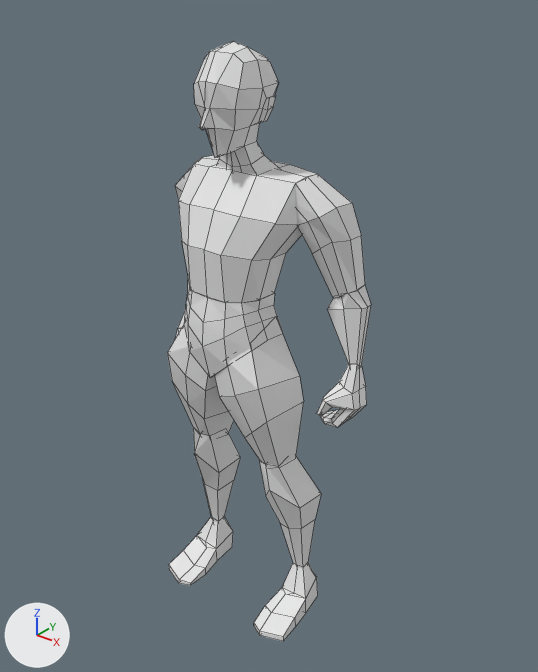
Renders of the Blender file Blender/persona_1.blend from each side of a commit.
Camera for both pictures: a 50 mm camera at (1.55, -1.59, 2.17) aimed at (0.05, 0.28, 1.01). Every picture has the same lights, and +X, +Y and +Z are marked at lower left. The older version comes first. Mesh edges are drawn as thin lines.

In view in the first picture: 'brazoDer', 'brazoIzq', 'cabeza', 'piernaDer', 'piernaIzq', 'torso'.
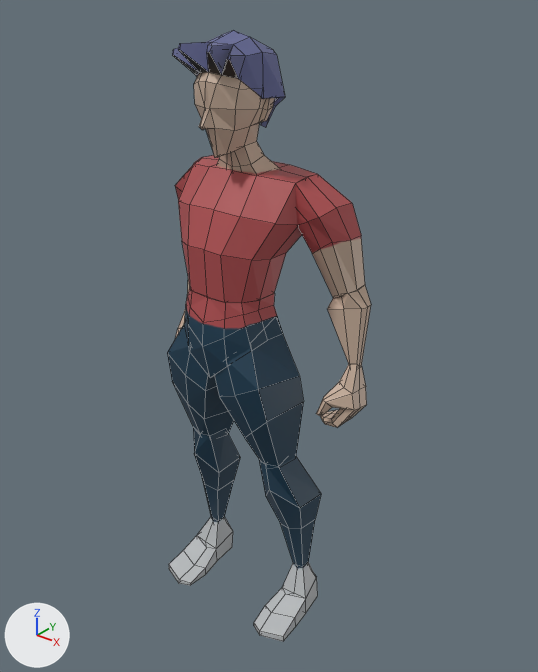
The change, as a diff of the scene's bpy script:
```diff
--- a/Blender/persona_1.blend.py
+++ b/Blender/persona_1.blend.py
@@ img_bodytexture @@
+img_bodytexture = load_image('bodyTexture', '../ProyectoFinal/Models/VisitanteMasculino/bodyTexture.png', 1024, 1024, 'sRGB')
@@ mat_body @@
+mat_body = principled_material('body')
+mat_body.texture = img_bodytexture
@@ me_cube_001 @@
 me_cube_001.from_pydata(...)  # 116 vertices, 114 faces; spans x -1.13..1.13, y 0.14..2.68, z -2.32..1.55
+me_cube_001.materials.append(mat_body)  # picture img_bodytexture
@@ me_cube_002 @@
 me_cube_002.from_pydata(...)  # 108 vertices, 104 faces; spans x -1.12..1.12, y -0.06..1.79, z -2.43..1.04
 # used by ob_torso; location = (0.0, 0.0, 1.417); scale = (0.198, 0.198, 0.198)
+# me_cube_002 part 1: texture (UV) coordinates of 104 of 104 faces, centred in x -1.1..1.1, y 0.01..1.71, z -2.24..1.03, changed; they spanned u 0.25..0.75, v 0.38..0.88 and now span u 0.33..0.98, v 0.01..0.97
+me_cube_002.materials.append(mat_body)  # picture img_bodytexture
@@ me_cube_004 @@
 me_cube_004.from_pydata(...)  # 122 vertices, 116 faces; spans x -2.73..1.23, y -1.62..2.2, z -4.46..1.45
 # used by ob_brazoizq; location = (0.281, 0.267, 1.407); rotation_euler = (0.0682, -0.26, -0.128), in degrees (3.9, -15, -7.3); scale = (0.0612, 0.0612, 0.146)
+# me_cube_004 part 2: texture (UV) coordinates of 116 of 116 faces, centred in x -2.69..1.1, y -1.49..2.04, z -4.42..1.34, changed; they spanned u 0.12..0.88, v 0.0..1.0 and now span u 0.02..0.98, v 0.01..0.95
+me_cube_004.materials.append(mat_body)  # picture img_bodytexture
@@ me_cube_007 @@
 me_cube_007.from_pydata(...)  # 86 vertices, 78 faces; spans x -3.39..1.52, y -1.12..3.79, z -4.89..1.87
 # used by ob_piernaizq; location = (0.112, 0.086, 0.79); rotation_euler = (-0.131, -0.226, -0.0937), in degrees (-7.5, -13, -5.4); scale = (0.0909, 0.0954, 0.188)
+# me_cube_007 part 3: texture (UV) coordinates of 78 of 78 faces, centred in x -1.61..1.4, y -0.97..3.7, z -4.83..1.53, changed; they spanned u 0.12..0.88, v 0.0..1.0 and now span u 0.01..0.96, v 0.01..0.98
+me_cube_007.materials.append(mat_body)  # picture img_bodytexture
@@ me_cube_010 @@
 me_cube_010.from_pydata(...)  # 122 vertices, 116 faces; spans x -13.61..-6.11, y -2.75..1.0, z -3.28..2.24
+me_cube_010.materials.append(mat_body)  # picture img_bodytexture
@@ me_cube_011 @@
 me_cube_011.from_pydata(...)  # 84 vertices, 78 faces; spans x -6.67..-0.81, y -1.32..3.2, z -4.38..2.22
 # used by ob_piernader; location = (0.112, 0.086, 0.79); rotation_euler = (-0.131, -0.226, -0.0937), in degrees (-7.5, -13, -5.4); scale = (0.0909, 0.0954, 0.188)
+# me_cube_011 part 4: texture (UV) coordinates of 78 of 78 faces, centred in x -6.62..-1.12, y -1.21..3.12, z -4.33..1.79, changed; they spanned u 0.12..0.88, v 0.0..1.0 and now span u 0.05..0.99, v 0.1..0.73
+me_cube_011.materials.append(mat_body)  # picture img_bodytexture
@@ me_cube_003 @@
+me_cube_003.from_pydata(...)  # 106 vertices, 104 faces; spans x -1.31..1.28, y -0.05..2.82, z -0.63..1.81
+me_cube_003.materials.append(mat_body)  # picture img_bodytexture
@@ ob_cabello @@
+ob_cabello = bpy.data.objects.new('cabello', me_cube_003)
+ob_cabello.parent = ob_cabeza
+ob_cabello.matrix_parent_inverse = Matrix(((8.809, 0.0, 0.0, -0.0097), (0.0, 8.809, 0.0, 0.0), (0.0, 0.0, 8.809, -16.01), (0.0, 0.0, 0.0, 1.0)))
+ob_cabello.location = (0.0011, 0.0, 1.817)
+ob_cabello.scale = (0.114, 0.114, 0.114)
```

What differs and where, as boxes [x1, y1, x2, y2] in the pictures (538 x 672 px):
'torso', recoloured, surface changed (white to brown)
    both: [178, 155, 316, 378]
'piernaIzq', recoloured, surface changed (white to blue)
    both: [214, 334, 321, 641]
'brazoIzq', recoloured, surface changed (darker)
    both: [296, 174, 371, 427]
'piernaDer', recoloured, surface changed (darker)
    both: [167, 325, 240, 585]
'cabeza', recoloured (white to brown)
    both: [194, 72, 280, 173]
'cabello', added (blue)
    after: [172, 30, 285, 127]
'brazoDer', recoloured
    both: [175, 165, 193, 338]
